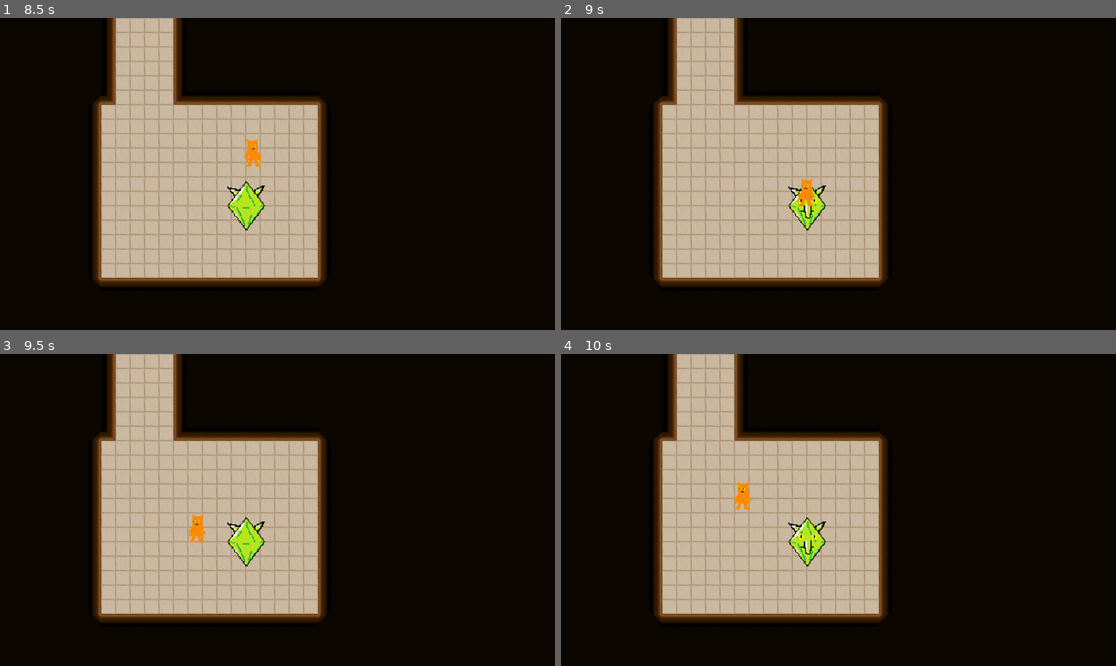
Above: before the commit, frames 1-4 (two rows, left to right).
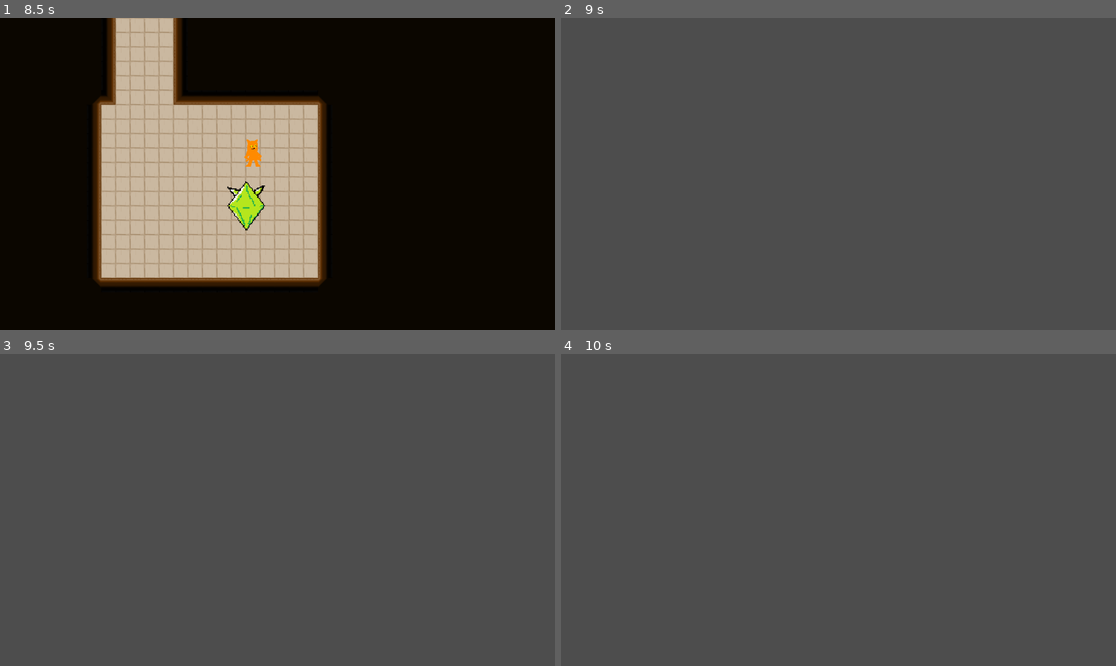
Above: after the commit, the same moments.

Repository: LUMIZ0NE/Steam-Garden
Game: Godot game, scene res://Scenes/room_3.tscn
The game is run twice, just before and just after one commit, with the same random seed, the same clock (stepped at 60 frames per second) and the same inputs. This scene is started directly instead of the project's main scene.
Inputs (mouse positions are in pixels of both pictures, inside the frame that each line leads up to):
- Up to frame 1 (8.5 s): tap Enter at 0.5 s; move the mouse to (399, 158) at 0.52 s; hold D (move_right) 0.53-1.28 s; click (399, 158) at 0.6 s; move the mouse to (166, 189) at 1.27 s; hold S (move_down) 1.28-2.03 s; click (166, 189) at 1.35 s; move the mouse to (333, 105) at 2.02 s; hold D (move_right) 2.03-2.78 s; click (333, 105) at 2.1 s; move the mouse to (249, 236) at 2.77 s; hold W (move_up) 2.78-3.53 s; click (249, 236) at 2.85 s; tap Space at 3.5 s; move the mouse to (444, 220) at 3.52 s; hold A (move_left) 3.53-5.03 s; click (444, 220) at 3.6 s; move the mouse to (111, 127) at 4.27 s; click (111, 127) at 4.35 s; move the mouse to (305, 174) at 5.02 s; hold S (move_down) 5.03-5.78 s; click (305, 174) at 5.1 s; move the mouse to (194, 96) at 5.77 s; hold D (move_right) 5.78-6.53 s; click (194, 96) at 5.85 s; move the mouse to (399, 158) at 6.52 s; hold W (move_up) 6.53-7.28 s; click (399, 158) at 6.6 s; move the mouse to (166, 189) at 7.27 s; hold D (move_right) 7.28-8.03 s; click (166, 189) at 7.35 s; move the mouse to (333, 105) at 8.02 s; hold S (move_down) from 8.03 s (still down); click (333, 105) at 8.1 s
- Up to frame 2 (9 s): move the mouse to (810, 236) at 8.77 s; release S (move_down) at 8.78 s; hold A (move_left) from 8.78 s (still down); click (810, 236) at 8.85 s
- Up to frame 3 (9.5 s): keep holding A (move_left)
- Up to frame 4 (10 s): move the mouse to (1005, 556) at 9.52 s; release A (move_left) at 9.53 s; hold W (move_up) from 9.53 s (still down); click (1005, 556) at 9.6 s

Frame 1 is identical in both runs. In frame 2, 100% of the frame differs, in the area x 0-100%, y 0-100%; in frame 3, 100%; in frame 4, 100%.

Commit message:
added end screen
currently has nothing on it

Diff:
--- /dev/null
+++ b/Scenes/end_screen.tscn
@@ -0,0 +1,3 @@
+[gd_scene format=3 uid="uid://dxrtlv0k45wmj"]
+
+[node name="EndScreen" type="Node2D"]
--- a/Scenes/goblin.gd
+++ b/Scenes/goblin.gd
@@ -44,7 +44,7 @@
 
 func damages():
 	if player_inrange and Global.player_current_atk and can_hurt == true:
-		health = health - 10
+		health = health - 20
 		print("goblin took damag")
 		can_hurt = false
 		$GoblinOuch.start()
--- a/Scenes/goblin.tscn
+++ b/Scenes/goblin.tscn
@@ -102,7 +102,6 @@
 shape = SubResource("CapsuleShape2D_nv5f3")
 
 [node name="GoblinOuch" type="Timer" parent="."]
-wait_time = 0.663
 
 [node name="GoblinDies" type="Timer" parent="."]
 
--- /dev/null
+++ b/Scenes/goblin_gem.gd
@@ -0,0 +1,9 @@
+extends CharacterBody2D
+
+
+func _physics_process(delta):
+	pass
+
+func _on_gem_collect_body_entered(body):
+	if body.has_method("player"):
+		get_tree().change_scene_to_file("res://Scenes/end_screen.tscn")
--- a/Scenes/goblin_gem.tscn
+++ b/Scenes/goblin_gem.tscn
@@ -1,6 +1,7 @@
-[gd_scene load_steps=6 format=3 uid="uid://ccskwrlxsrllk"]
+[gd_scene load_steps=8 format=3 uid="uid://ccskwrlxsrllk"]
 
 [ext_resource type="Texture2D" uid="uid://b6yavteqpfnx3" path="res://Sprites/goblingem1.png" id="1_cmowv"]
+[ext_resource type="Script" path="res://Scenes/goblin_gem.gd" id="1_na0il"]
 [ext_resource type="Texture2D" uid="uid://dy78ow1dv5t6" path="res://Sprites/goblingem2.png" id="2_tx3ou"]
 [ext_resource type="Texture2D" uid="uid://fh3w7xqwhp1" path="res://Sprites/goblingem3.png" id="3_i5r2e"]
 [ext_resource type="Texture2D" uid="uid://br56ueq3fklen" path="res://Sprites/goblingem4.png" id="4_uj4ol"]
@@ -25,7 +26,13 @@
 "speed": 4.0
 }]
 
+[sub_resource type="CapsuleShape2D" id="CapsuleShape2D_s0bul"]
+radius = 15.0
+height = 42.0
+
 [node name="GoblinGem" type="CharacterBody2D"]
+z_index = 2
+script = ExtResource("1_na0il")
 
 [node name="AnimatedSprite2D" type="AnimatedSprite2D" parent="."]
 position = Vector2(-3.8147e-06, 0)
@@ -33,3 +40,11 @@
 sprite_frames = SubResource("SpriteFrames_0872h")
 autoplay = "default"
 frame_progress = 0.51571
+
+[node name="GemCollect" type="Area2D" parent="."]
+
+[node name="CollisionShape2D" type="CollisionShape2D" parent="GemCollect"]
+position = Vector2(3, 0)
+shape = SubResource("CapsuleShape2D_s0bul")
+
+[connection signal="body_entered" from="GemCollect" to="." method="_on_gem_collect_body_entered"]
